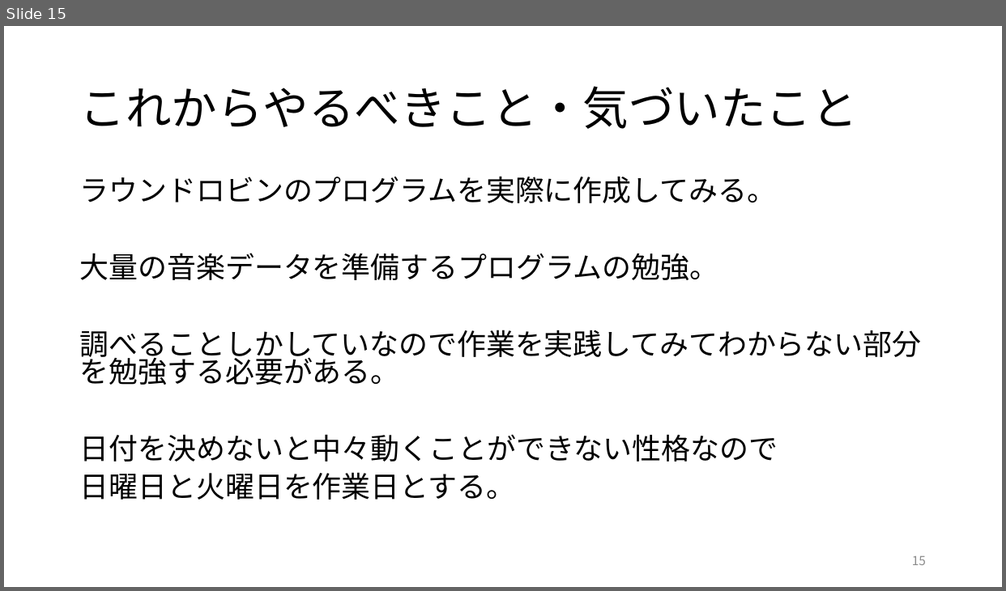
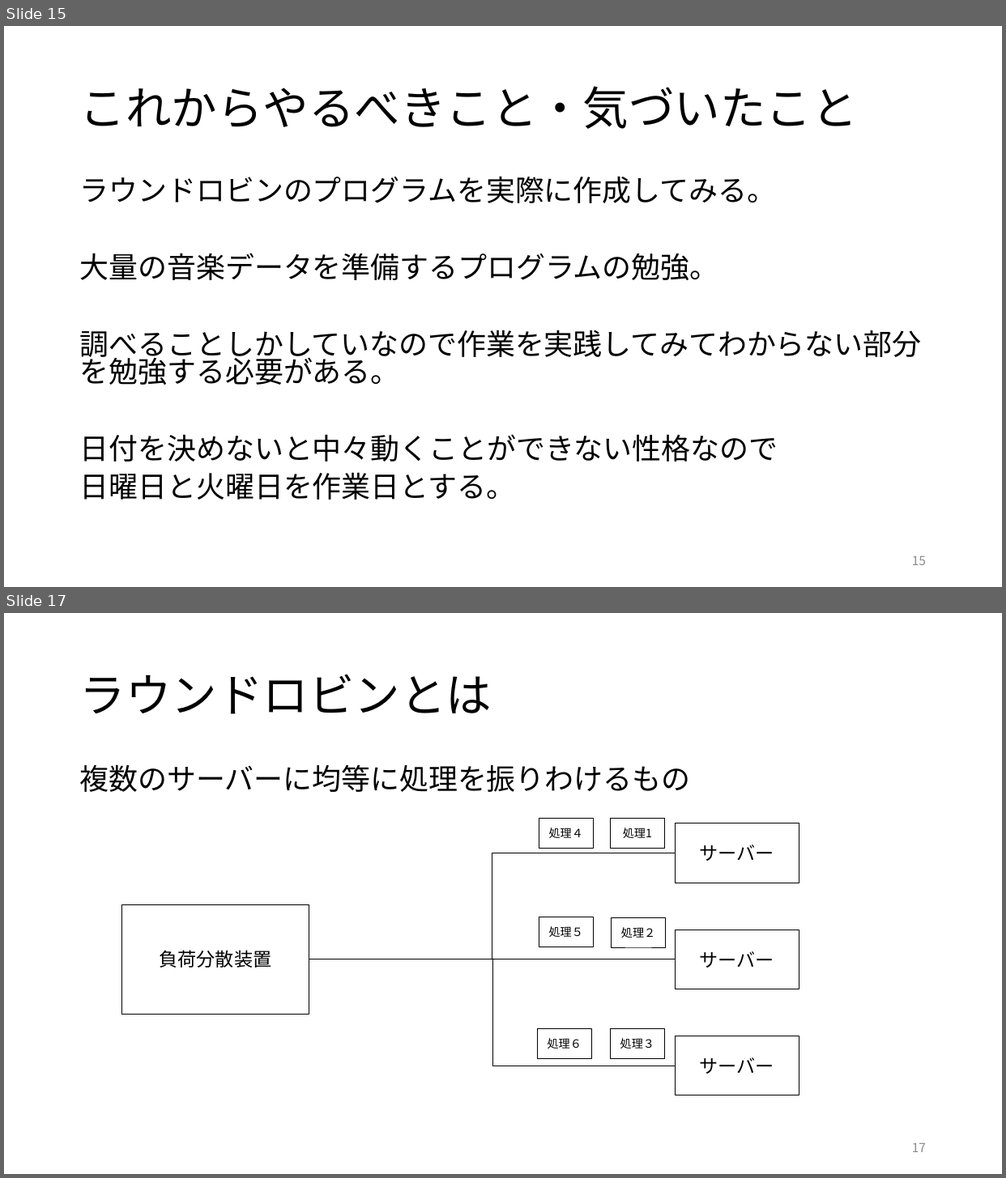
Before and after one commit to kait-takanolab/1821144-yoshii-thesis, a slide deck: 1821144_yoshii_sotsuken.pptx. Shown one above the other, each under a label of ours: slide 15 before the commit, slides 15 and 17 after it; the slides between them are not shown. The pictures are 1006x591 and 1006x1178 pixels, drawn with LibreOffice and Linux fonts; fonts in the diff are those of the drawing. Boxes give left, top, right and bottom in pixels: in the first picture for what was removed or moved away, otherwise in the second. Text is boxed around its words. In the diff, an @@ line names an element or a change of style, - is before the commit and + after.

```diff
--- a/1821144_yoshii_sotsuken.pptx
+++ b/1821144_yoshii_sotsuken.pptx
@@ slide 17 added at [4, 613, 1002, 1174], background #FFFFFF @@
@@ title added at [80, 674, 492, 714], 44 pt, text #000000 @@
+ラウンドロビンとは
@@ text added at [80, 764, 690, 792], 28 pt, text #000000 @@
+複数のサーバーに均等に処理を振りわけるもの
@@ rectangle added at [539, 819, 593, 849], outline #000000 0.75 pt, 11 pt, text #000000 @@
+処理４
@@ rectangle added at [611, 819, 664, 849], outline #000000 0.75 pt, 11 pt, text #000000 @@
+処理1
@@ rectangle added at [675, 824, 799, 884], outline #000000 0.75 pt, 18 pt, text #000000 @@
+サーバー
@@ elbow line added from (309, 960) to (675, 854), #000000 0.5 pt @@
@@ rectangle added at [121, 905, 309, 1014], outline #000000 0.75 pt, 18 pt, text #000000 @@
+負荷分散装置
@@ rectangle added at [539, 918, 593, 948], outline #000000 0.75 pt, 11 pt, text #000000 @@
+処理５
@@ rectangle added at [612, 918, 666, 948], outline #000000 0.75 pt, 11 pt, text #000000 @@
+処理２
@@ rectangle added at [675, 930, 799, 990], outline #000000 0.75 pt, 18 pt, text #000000 @@
+サーバー
@@ elbow line added from (492, 960) to (675, 1066), #000000 0.5 pt @@
@@ line added from (493, 960) to (675, 960), #000000 0.5 pt @@
@@ rectangle added at [538, 1029, 592, 1059], outline #000000 0.75 pt, 11 pt, text #000000 @@
+処理６
@@ rectangle added at [611, 1029, 664, 1059], outline #000000 0.75 pt, 11 pt, text #000000 @@
+処理３
@@ rectangle added at [675, 1036, 799, 1096], outline #000000 0.75 pt, 18 pt, text #000000 @@
+サーバー
@@ page number added at [912, 1144, 926, 1152], 12 pt, text #8C8C8C @@
+17
```
Also in this commit, not shown: 5 other slides added.
